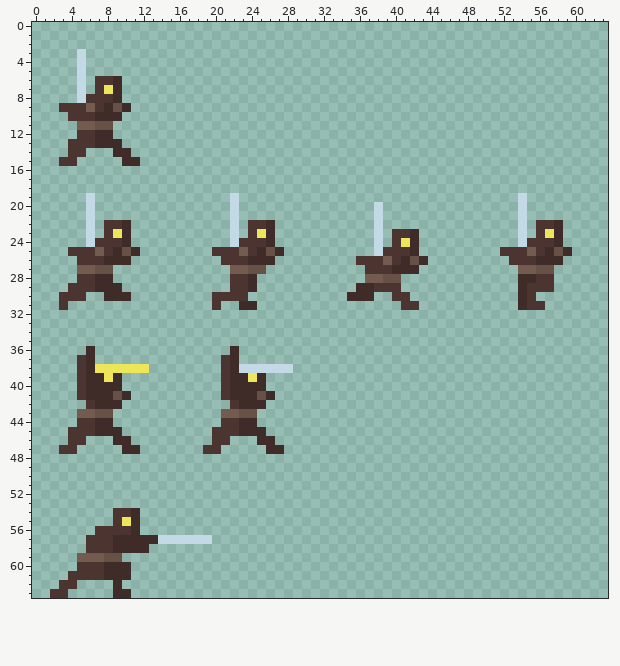
Two states of a pixel-art sprite, Entities/melee_enemy.png. Above, as it was before the edit.
The file is 64x64 pixels.
New version:
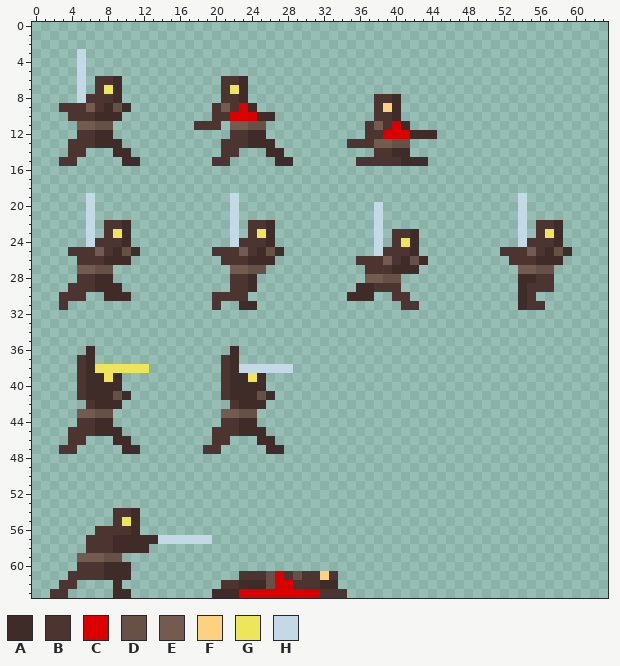
Palette (. is transparent): A #3f2b28  B #4c3430  C #da0000  D #675147  E #745b50  F #fcd281  G #ede65b  H #c3d9e6
The author wrote: moved melee enemy death logic from player to itself
Changes in this commit:
The author put colour A in rows 6 to 7 at x 23; in row 8 at x 23 and 40; in row 9 at x 24 and 40; in row 10 at x 25 to 26 and 40; in row 11 at x 41; in row 12 at x 24 to 25 and 42 to 44.
The author put colour A in row 13 at x 24 to 26; in row 14 at x 26 to 27 and 40 to 41; in row 15 at x 27 to 28 and 41 to 43; in row 62 at x 23 to 25 and 32 to 33; in row 63 at x 20 to 22.
The author put colour B in row 6 at x 21 to 22; in row 7 at x 21; in row 8 at x 21 to 22 and 38 to 39; in row 9 at x 20, 22 and 38; in row 10 at x 20 to 21 and 38 to 39; in row 11 at x 18 to 20, 37 and 39.
The author put colour B in row 12 at x 22 to 23 and 37 to 38; in row 13 at x 21 to 23 and 35 to 37; in row 14 at x 21 to 22 and 38 to 39; in row 15 at x 20 to 21 and 36 to 40; in row 61 at x 23 to 25, 28, 30 to 31 and 33; in row 62 at x 21 to 22 and 29 to 31.
The author put colour B in row 63 at x 32 to 34.
The author put colour C in row 9 at x 23; in row 10 at x 22 to 24; in row 11 at x 40; in row 12 at x 39 to 41; in row 61 at x 27; in row 62 at x 27 to 28.
The author put colour C in row 63 at x 23 to 31.
The author put colour D in row 11 at x 24 to 25; in row 13 at x 40 to 41; in row 61 at x 26 and 29; in row 62 at x 26.
The author put colour E in row 9 at x 21; in row 11 at x 22 to 23 and 38; in row 13 at x 38 to 39.
The author put colour F in row 9 at x 39; in row 61 at x 32.
The author put colour G in row 7 at x 22.
Boxes around the changes in both pictures, in picture pixels (x1, y1, x2, y2):
added: (194, 76, 293, 166)
added: (347, 94, 437, 166)
added: (212, 571, 347, 598)
